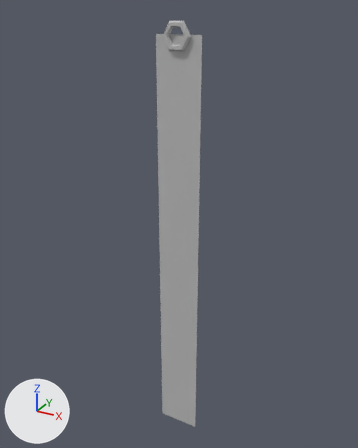
An edit to the FBX model The Demon King/Assets/Art/Props/SM_Banner_Thin01.fbx, drawn before and after from the same camera.
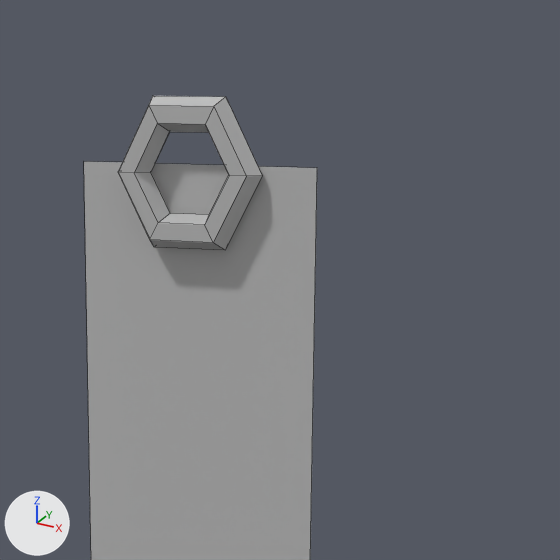
There are two pictures of each version: one whole from a camera (50 mm lens) standing at (0.814, -1.476, 0.869) and looking at (-0.02, 0.04, 0.111), one close up on the part from 39% to 70% of the width and 0% to 25% of the height. Every picture has the same lights, and +X, +Y and +Z are marked at lower left. The close-ups show mesh edges as thin lines. Where no turn or scale is listed for an object, it has been applied to the vertices.

Names of what the first close-up shows: 'SM_Banner_Thin01'.
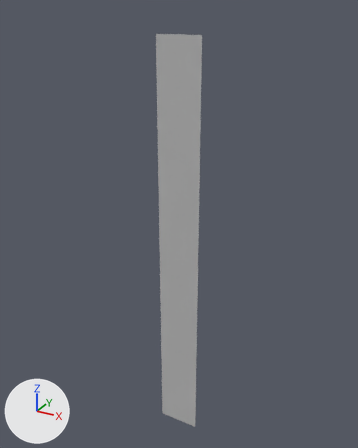
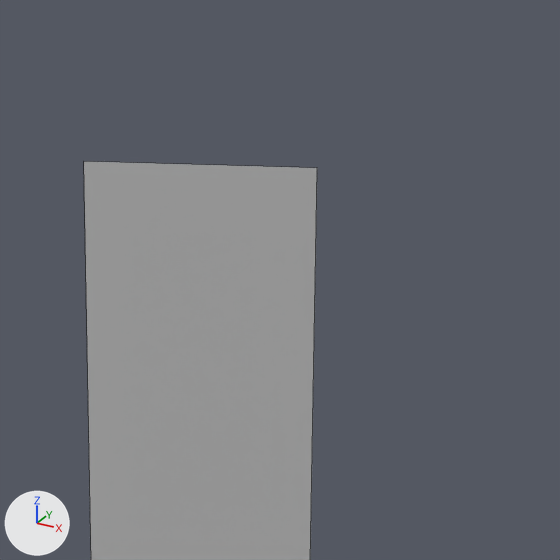
Location of each change, (x1, y1, x2, y2) in pixels of the close-ups (560 x 560 px):
'SM_Banner_Thin01', reshaped: before (84, 96, 317, 560); after (84, 161, 317, 560)
part 1 of me_mesh, deleted: before (118, 96, 262, 250)

The change, as a list of edits to the scene's bpy script:
```text
Change me_mesh:
    where me_mesh.from_pydata(...)  # 40 vertices, 37 faces; spans x -0.08..0.08, y -0.01..0.01, z -0.83..0.83
    used by ob_sm_banner_thin01; location = (0.0, -0.0048, 0.0)
    me_mesh part 1: the loose piece of 36 vertices spanning x -0.06..0.05, y -0.01..0.01, z 0.74..0.83 is deleted
```
